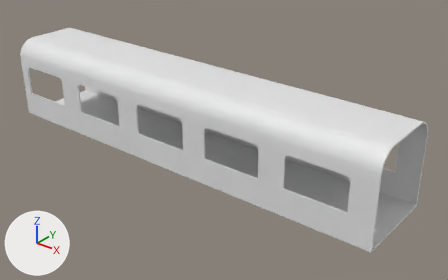
The FBX model Proyecto3_Yippee/Assets/Art/FBX LAU_ACTUALIZADO/VagonVentanasGrandes.fbx: old version first, new version second.
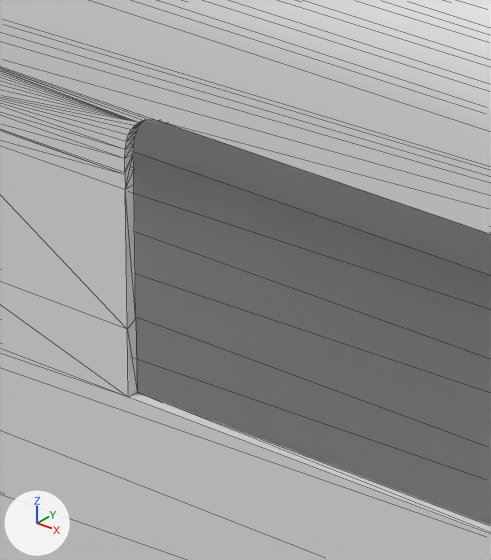
The first picture shows the older version from a 50 mm camera at (6.37, 5.27, 13.38) aimed at (-9.72, 25.37, 0.92). The close-ups show both versions on the part from 42% to 54% of the width and 41% to 63% of the height of that picture; other places that the commit changed are outside them. The lights are fixed; the arrows at lower left show +X, +Y and +Z. The close-ups show mesh edges as thin lines. Where no turn or scale is listed for an object, it has been applied to the vertices.

Names of what the first close-up shows: 'VagonVentanasLau003'.
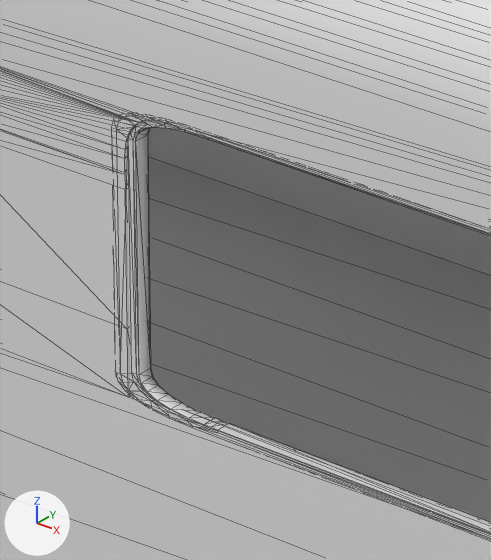
The change, as a diff of the scene's bpy script:
```diff
--- a/Proyecto3_Yippee/Assets/Art/FBX LAU_ACTUALIZADO/VagonVentanasGrandes.fbx.py
+++ b/Proyecto3_Yippee/Assets/Art/FBX LAU_ACTUALIZADO/VagonVentanasGrandes.fbx.py
@@ me_mesh_002 @@
+me_mesh_002.from_pydata(...)  # 346 vertices, 692 faces; spans x -1.52..1.52, y -0.09..0.0, z -0.77..0.77
@@ ob_box049 @@
+ob_box049 = bpy.data.objects.new('Box049', me_mesh_002)
+ob_box049.location = (-7.38, 23.003, 1.973)
```

What differs and where, as boxes [x1, y1, x2, y2] in the close-ups (491 x 560 px):
'Box049', added: after [126, 120, 491, 526]
